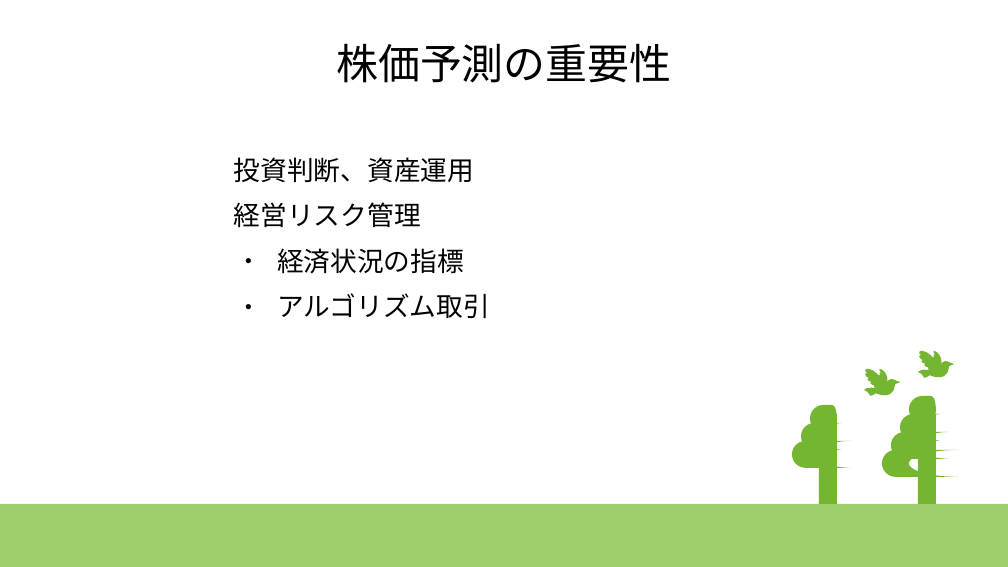
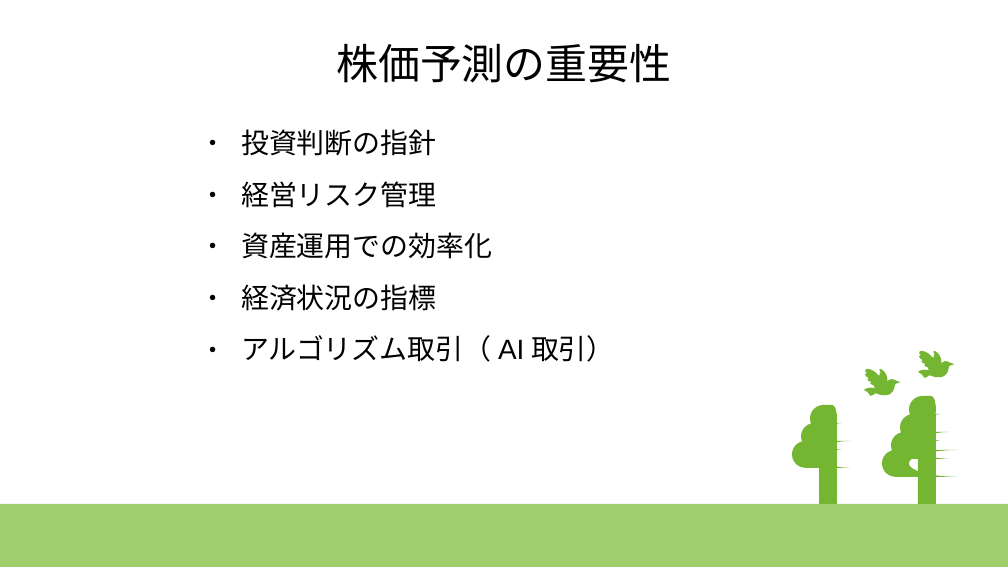
Before and after one commit to kawagashira/deepcraft, a slide deck: slide 2 of time_series/time_series.pptx. Drawn at 1008x567 pixels with LibreOffice and Linux fonts; fonts in the diff are those of the drawing. Boxes give left, top, right and bottom in pixels: in the first picture for what was removed or moved away, otherwise in the second. Text is boxed around its words. In the diff, an @@ line names an element or a change of style, - is before the commit and + after.

```diff
--- a/time_series/time_series.pptx
+++ b/time_series/time_series.pptx
@@ text "投資判断の指針" moved from (x1=234, y1=157, x2=490, y2=318) to (x1=241, y1=129, x2=492, y2=362) @@
@@ text at (x1=241, y1=129, x2=436, y2=156): text changed; size 21 to 22 pt @@
-投資判断、資産運用
+● 投資判断の指針
@@ text at (x1=241, y1=181, x2=436, y2=311): size 21 to 22 pt in "経営リスク管理", "経済状況の指標"; bullet none to ●; more space between paragraphs @@
@@ text at (x1=241, y1=232, x2=492, y2=259): paragraph added @@
+● 資産運用での効率化
@@ text at (x1=241, y1=335, x2=491, y2=362): text changed; size 21 to 22 pt @@
-● アルゴリズム取引
+● アルゴリズム取引（AI取引）
```
Also in this commit, not shown: 6 other slides changed, 3 slides added, 2 other files.
